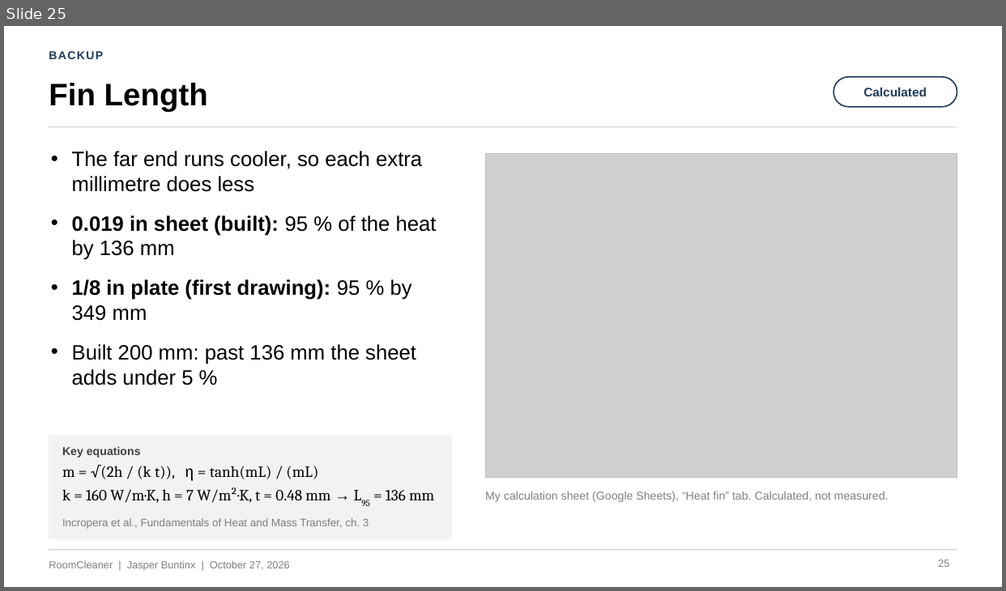
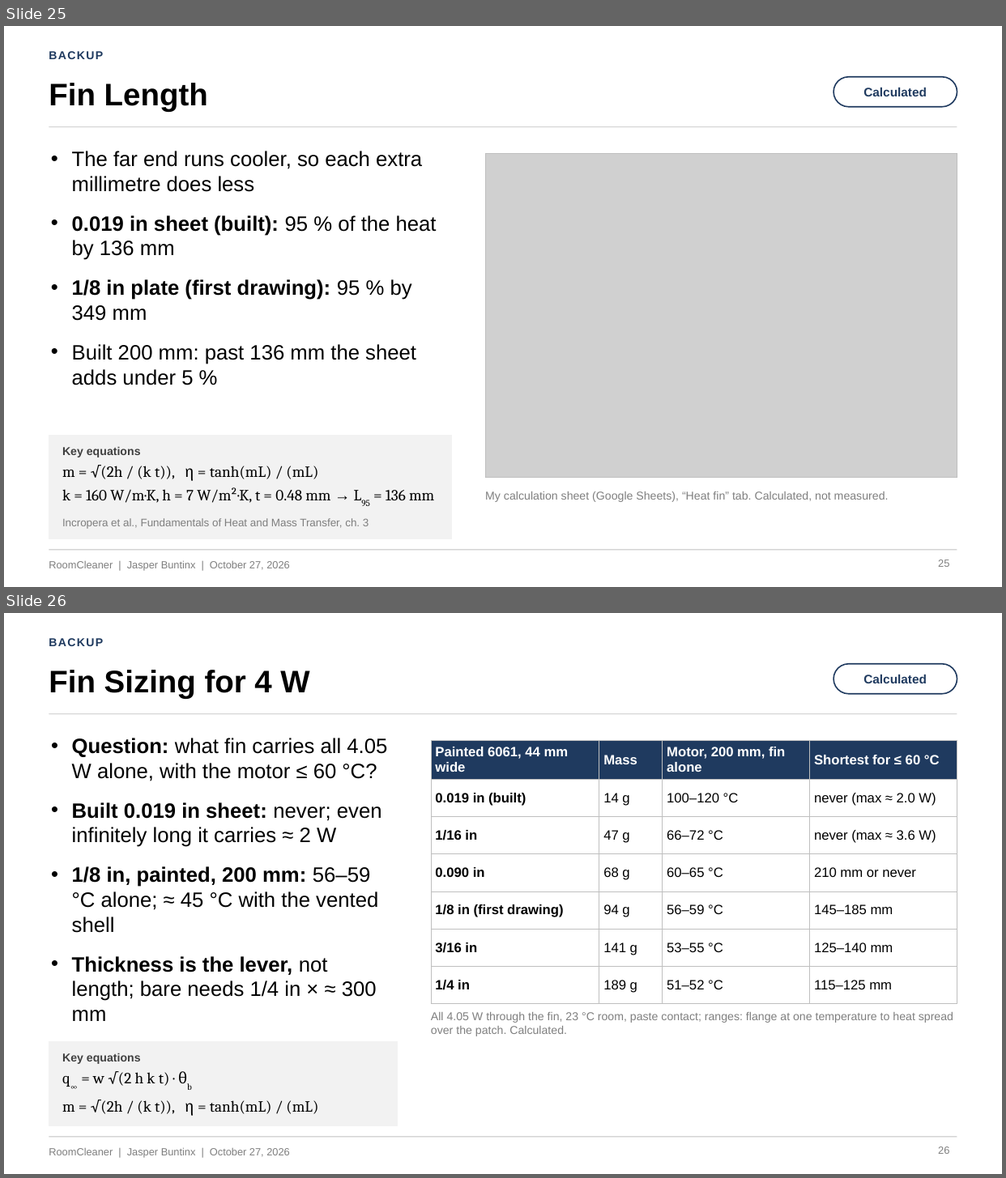
Before and after one commit to Jaspario1199/RoomCleaner, a slide deck: docs/presentation/deck_v5/RoomCleaner_Buntinx_Oct27_v5.pptx. Shown one above the other, each under a label of ours: slide 25 before the commit, slides 25 and 26 after it. The pictures are 1006x591 and 1006x1178 pixels, drawn with LibreOffice and Linux fonts; fonts in the diff are those of the drawing; grey boxes stand for pictures. Boxes give left, top, right and bottom in pixels: in the first picture for what was removed or moved away, otherwise in the second. Text is boxed around its words. In the diff, an @@ line names an element or a change of style, - is before the commit and + after.

```diff
--- a/docs/presentation/deck_v5/RoomCleaner_Buntinx_Oct27_v5.pptx
+++ b/docs/presentation/deck_v5/RoomCleaner_Buntinx_Oct27_v5.pptx
@@ slide 26 added at (4,613,1002,1174), background #FFFFFF; not listed: 2 template elements that a slide beside it also shows @@
@@ text added at (49,638,103,646), 11 pt, text #1F3A5F, bold @@
+BACKUP
@@ text added at (49,670,309,699), 30 pt, text #000000, bold @@
+Fin Sizing for 4 W
@@ rounded rectangle added at (833,664,957,694), fill #FFFFFF, outline #1F3A5F 1.25 pt @@
@@ text added at (863,675,927,683), 12 pt, text #1F3A5F, bold @@
+Calculated
@@ line added from (49, 714) to (957, 714), #BFBFBF 0.75 pt @@
@@ text added at (72,738,387,1021), 20 pt, text #000000 @@
+• Question: what fin carries all 4.05 W alone, with the motor ≤ 60 °C?
+• Built 0.019 in sheet: never; even infinitely long it carries ≈ 2 W
+• 1/8 in, painted, 200 mm: 56–59 °C alone; ≈ 45 °C with the vented shell
+• Thickness is the lever, not length; bare needs 1/4 in × ≈ 300 mm
@@ table added at (431,740,957,996), 7 rows, 4 columns @@
+Painted 6061, 44 mm wide | Mass | Motor, 200 mm, fin alone | Shortest for ≤ 60 °C
+0.019 in (built) | 14 g | 100–120 °C | never (max ≈ 2.0 W)
+1/16 in | 47 g | 66–72 °C | never (max ≈ 3.6 W)
+0.090 in | 68 g | 60–65 °C | 210 mm or never
+1/8 in (first drawing) | 94 g | 56–59 °C | 145–185 mm
+3/16 in | 141 g | 53–55 °C | 125–140 mm
+1/4 in | 189 g | 51–52 °C | 115–125 mm
@@ text added at (431,1012,953,1037), 11 pt, text #7F7F7F @@
+All 4.05 W through the fin, 23 °C room, paste contact; ranges: flange at one temperature to heat spread over the patch. Calculated.
@@ rectangle added at (49,1042,397,1126), fill #F2F2F2, outline #F2F2F2 0.5 pt @@
@@ text added at (62,1054,141,1064), 11 pt, text #404040, bold @@
+Key equations
@@ text added at (62,1071,318,1116), 15 pt, text #000000 @@
+q∞ = w √(2 h k t) · θb
+m = √(2h / (k t)), η = tanh(mL) / (mL)
@@ page number added at (938,1147,949,1154), 10 pt, text #7F7F7F @@
+26
```
Also in this commit, not shown: 6 other files.
